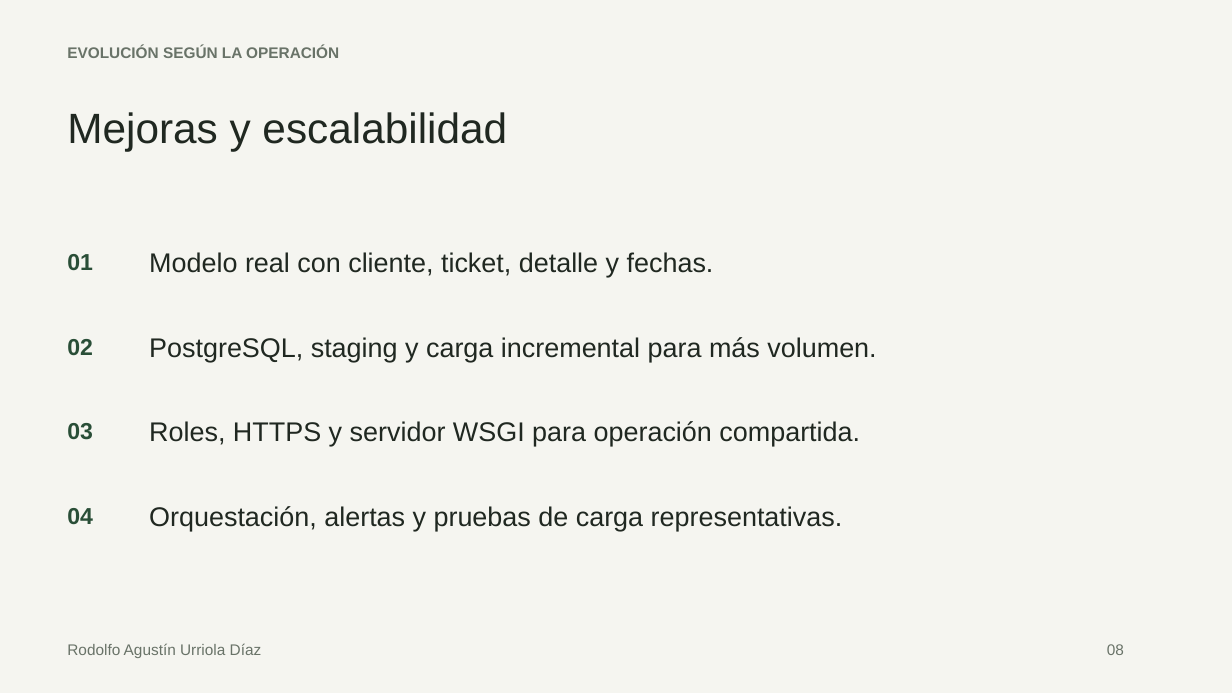
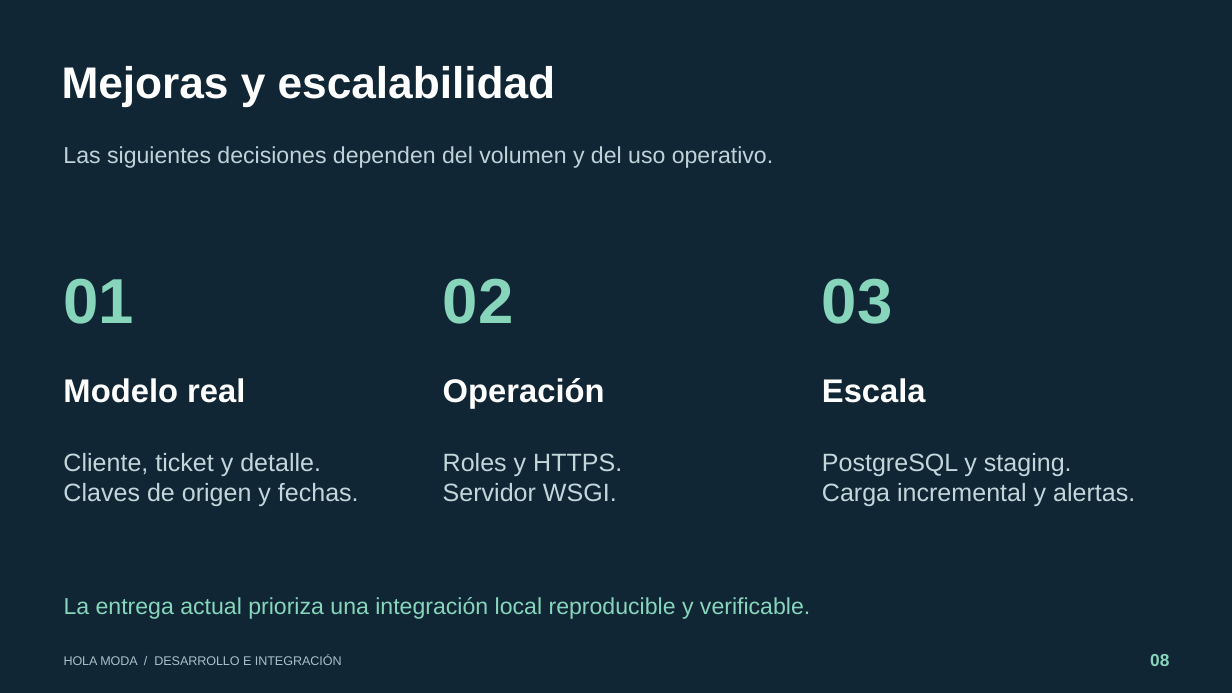
Before and after one commit to Rodolfo0608/HolaModa, a slide deck: slide 8 of docs/Sustentacion_HolaModa.pptx. Drawn at 1232x693 pixels with LibreOffice and Linux fonts; fonts in the diff are those of the drawing. Boxes give left, top, right and bottom in pixels: in the first picture for what was removed or moved away, otherwise in the second. Text is boxed around its words. In the diff, an @@ line names an element or a change of style, - is before the commit and + after.

Commit message:
Explicita enfoque, desafíos, demostración y escalabilidad en presentación

```diff
--- a/docs/Sustentacion_HolaModa.pptx
+++ b/docs/Sustentacion_HolaModa.pptx
@@ background #F5F5F0 to #102635 @@
@@ text "Mejoras y escalabilidad": place and size @@
-text "Mejoras y escalabilidad" at (67, 112, 507, 151)
+text "Mejoras y escalabilidad" at (62, 66, 555, 106)
@@ text "Mejoras y escalabilidad" at (62, 66, 555, 106): size 33 to 34.5 pt, text colour #202821 to #FFFFFF, bold on @@
@@ text removed at (67, 46, 339, 58) @@
-EVOLUCIÓN SEGÚN LA OPERACIÓN
@@ text added at (63, 146, 773, 168), 18 pt, text #BED3D7 @@
+Las siguientes decisiones dependen del volumen y del uso operativo.
@@ text "01": place and size @@
-text "01" at (67, 254, 93, 270)
+text "01" at (64, 278, 135, 324)
@@ text "02": place and size @@
-text "02" at (67, 339, 93, 355)
+text "02" at (443, 278, 514, 324)
@@ size 18 to 49.5 pt, text colour #294E37 to #87D5BA in 3 elements at (64, 278, 135, 324), (443, 278, 514, 324), (822, 278, 893, 324) @@
@@ text "03": place and size @@
-text "03" at (67, 423, 93, 440)
+text "03" at (822, 278, 893, 324)
@@ text removed at (149, 337, 876, 362) @@
-PostgreSQL, staging y carga incremental para más volumen.
@@ text added at (63, 378, 245, 403), 25.5 pt, text #FFFFFF, bold @@
+Modelo real
@@ text added at (443, 378, 605, 409), 25.5 pt, text #FFFFFF, bold @@
+Operación
@@ text added at (822, 378, 926, 403), 25.5 pt, text #FFFFFF, bold @@
+Escala
@@ text removed at (149, 421, 860, 446) @@
-Roles, HTTPS y servidor WSGI para operación compartida.
@@ text at (63, 453, 359, 506): text changed; size 21 to 19.5 pt; text colour #202821 to #C2D7DA @@
-Modelo real con cliente, ticket, detalle y fechas.
+Cliente, ticket y detalle.
+Claves de origen y fechas.
@@ text at (443, 453, 622, 502): text changed; size 21 to 19.5 pt; text colour #202821 to #C2D7DA @@
-Orquestación, alertas y pruebas de carga representativas.
+Roles y HTTPS.
+Servidor WSGI.
@@ text added at (822, 453, 1135, 506), 19.5 pt, text #C2D7DA @@
+PostgreSQL y staging.
+Carga incremental y alertas.
@@ text removed at (67, 508, 93, 524) @@
-04
@@ text added at (64, 597, 810, 619), 18 pt, text #87D5BA @@
+La entrega actual prioriza una integración local reproducible y verificable.
@@ text added at (64, 655, 342, 665), 9.8 pt, text #A9C1C7 @@
+HOLA MODA / DESARROLLO E INTEGRACIÓN
@@ text removed at (67, 643, 262, 658) @@
-Rodolfo Agustín Urriola Díaz
@@ text "08": place and size @@
-text "08" at (1107, 644, 1124, 655)
+text "08" at (1150, 654, 1169, 666)
@@ text "08" at (1150, 654, 1169, 666): size 12 to 13.5 pt, text colour #697368 to #87D5BA, bold on; alignment left to right @@
```
Also in this commit, not shown: 1 other slide changed, 6 slides added, 6 slides removed, 1 other file.
